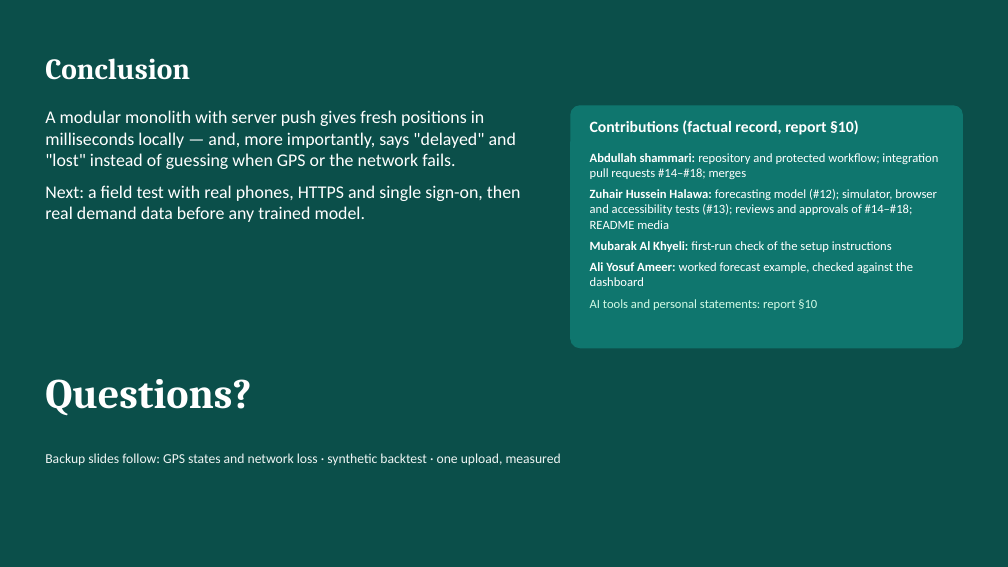
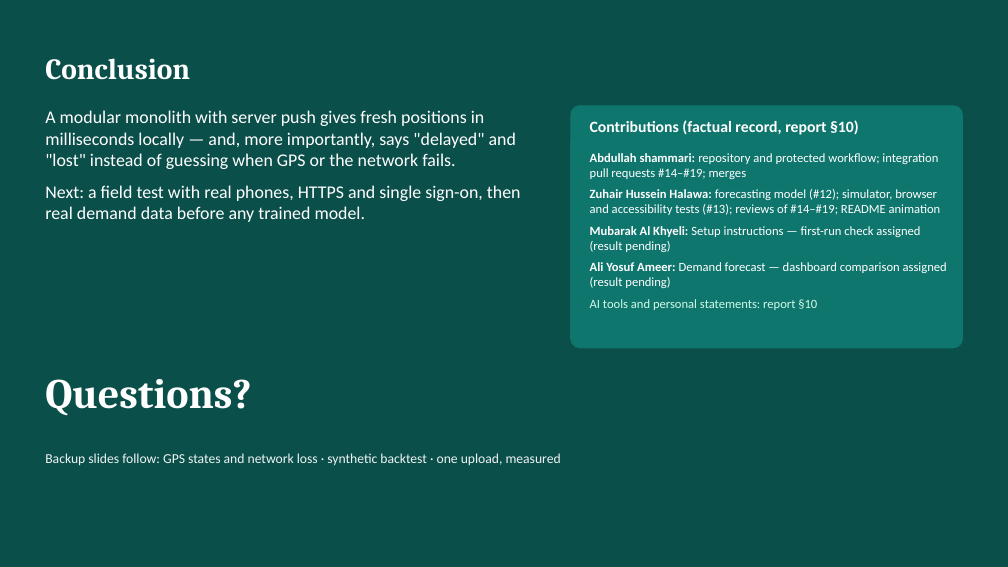
Before and after one commit to abdullahshammari796-ctrl/CampusShuttle, a slide deck: slide 9 of docs/presentation/campus-shuttle-presentation.pptx. Drawn at 1008x567 pixels with LibreOffice and Linux fonts; fonts in the diff are those of the drawing. Boxes give left, top, right and bottom in pixels: in the first picture for what was removed or moved away, otherwise in the second. Text is boxed around its words. In the diff, an @@ line names an element or a change of style, - is before the commit and + after.

```diff
--- a/docs/presentation/campus-shuttle-presentation.pptx
+++ b/docs/presentation/campus-shuttle-presentation.pptx
@@ text at (590, 153, 947, 288): text changed @@
-Abdullah shammari: repository and protected workflow; integration pull requests #14–#18; merges
-Zuhair Hussein Halawa: forecasting model (#12); simulator, browser and accessibility tests (#13); reviews and approvals of #14–#18; README media
-Mubarak Al Khyeli: first-run check of the setup instructions
-Ali Yosuf Ameer: worked forecast example, checked against the dashboard
+Abdullah shammari: repository and protected workflow; integration pull requests #14–#19; merges
+Zuhair Hussein Halawa: forecasting model (#12); simulator, browser and accessibility tests (#13); reviews of #14–#19; README animation
+Mubarak Al Khyeli: Setup instructions — first-run check assigned (result pending)
+Ali Yosuf Ameer: Demand forecast — dashboard comparison assigned (result pending)
```
Also in this commit, not shown: 11 other files.
